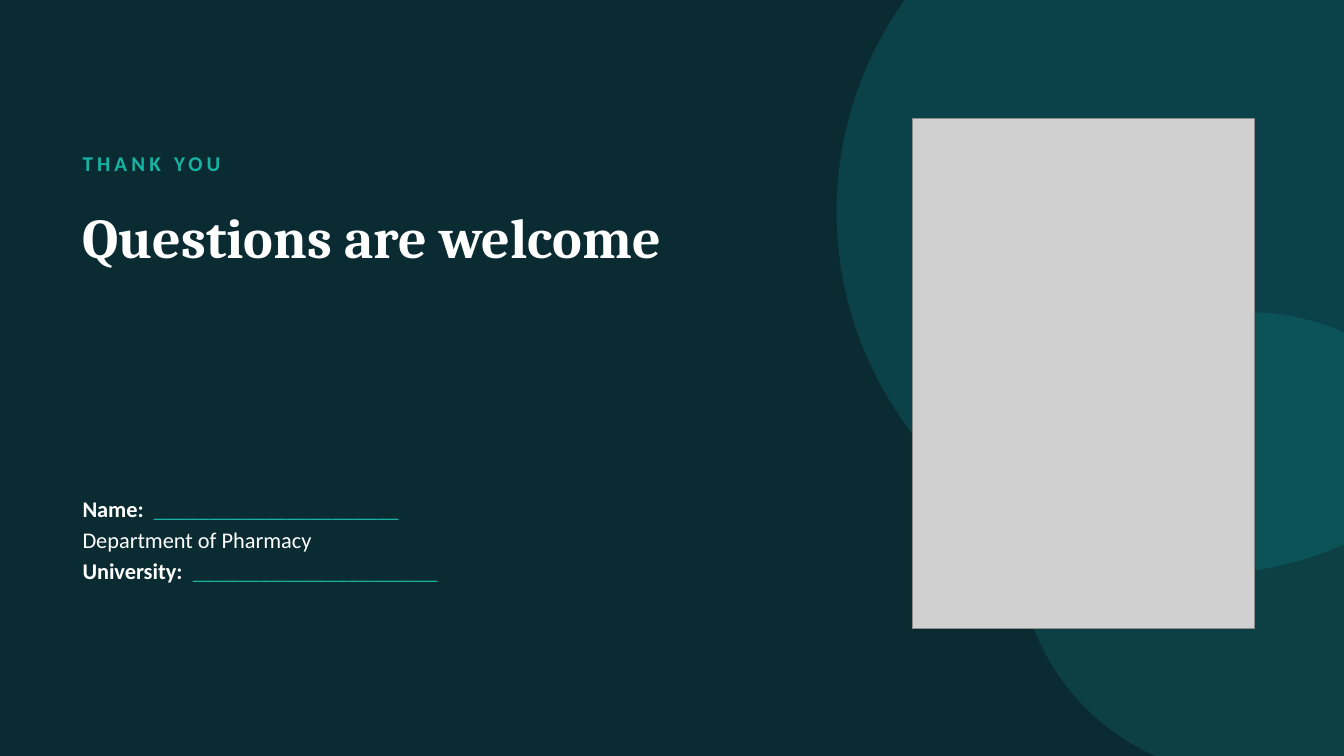
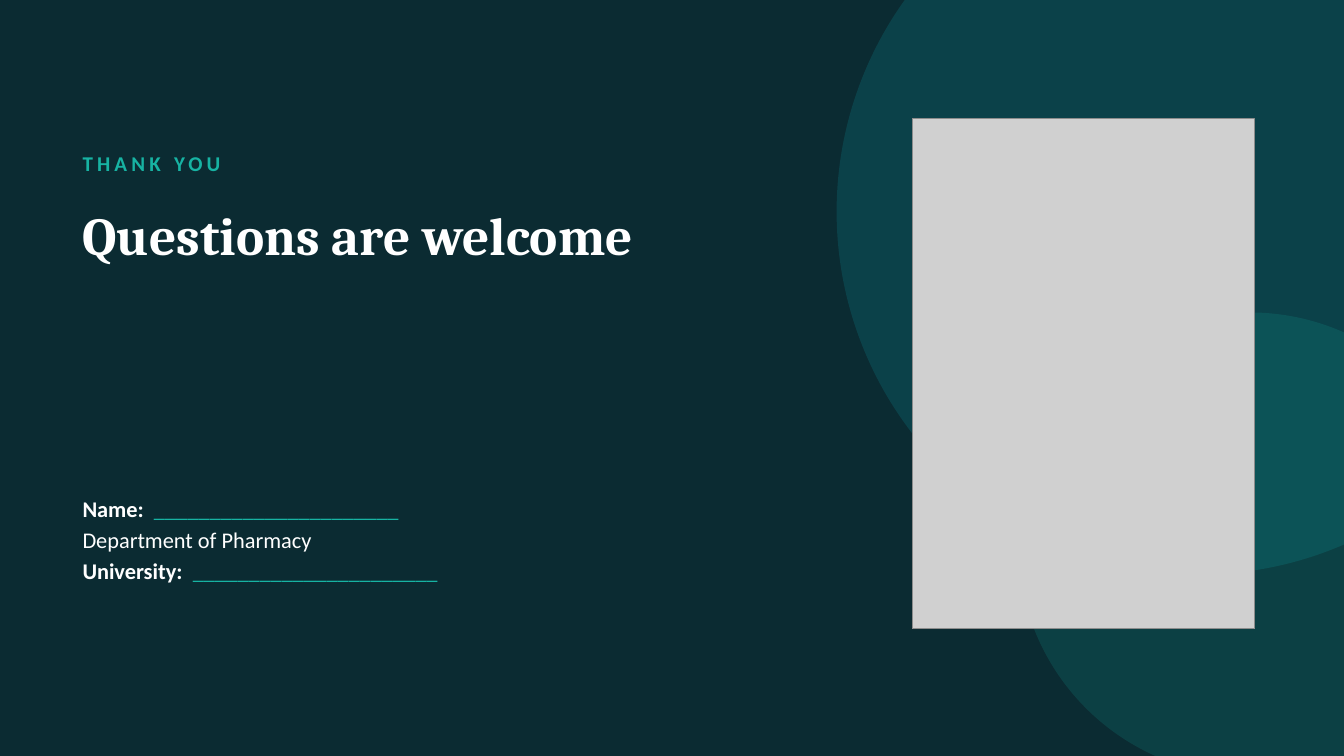
Before and after one commit to lolykapmo-cyber/jalal, a slide deck: slide 20 of presentation/GI-pH-and-Secretions-in-Drug-Absorption.pptx. Drawn at 1344x756 pixels with LibreOffice and Linux fonts; fonts in the diff are those of the drawing; grey boxes stand for pictures. Boxes give left, top, right and bottom in pixels: in the first picture for what was removed or moved away, otherwise in the second. Text is boxed around its words. In the diff, an @@ line names an element or a change of style, - is before the commit and + after.

```diff
--- a/presentation/GI-pH-and-Secretions-in-Drug-Absorption.pptx
+++ b/presentation/GI-pH-and-Secretions-in-Drug-Absorption.pptx
@@ title "Questions are welcome" at (x1=83, y1=218, x2=633, y2=264): size 40 to 38 pt @@
```
Also in this commit, not shown: 4 other slides changed, 12 other files.
